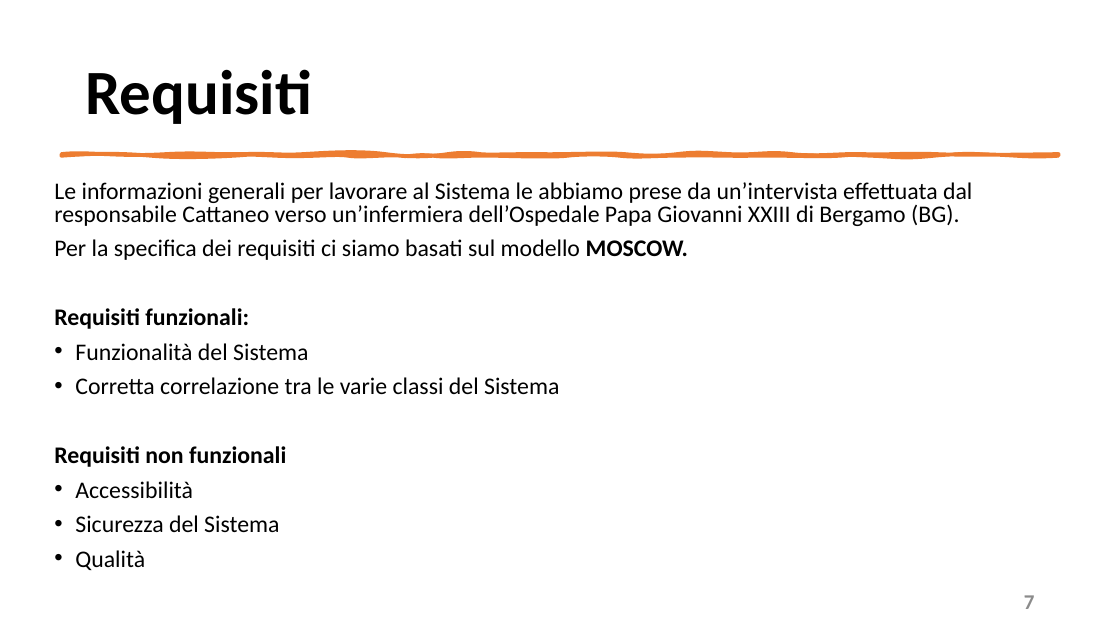
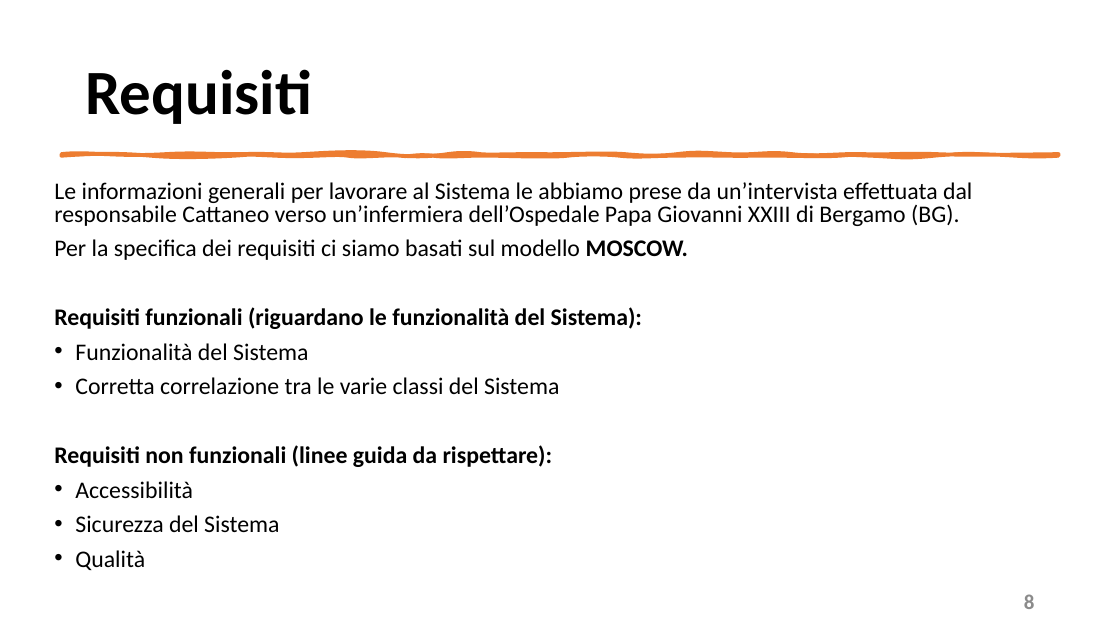
Before and after one commit to mangilimatteo/Progetto_Ingegneria_Software_Cattaneo_Mangili_Saini, a slide deck: slide 8 of Presentazione_Progetto.pptx (slide 7 before the commit). Drawn at 1120x630 pixels with LibreOffice and Linux fonts; fonts in the diff are those of the drawing. Boxes give left, top, right and bottom in pixels: in the first picture for what was removed or moved away, otherwise in the second. Text is boxed around its words. In the diff, an @@ line names an element or a change of style, - is before the commit and + after.

```diff
--- a/Presentazione_Progetto.pptx
+++ b/Presentazione_Progetto.pptx
@@ text at [54,307,642,329]: text changed @@
-Requisiti funzionali:
+Requisiti funzionali (riguardano le funzionalità del Sistema):
@@ text at [54,445,553,467]: text changed @@
-Requisiti non funzionali
+Requisiti non funzionali (linee guida da rispettare):
@@ page number at [1024,594,1035,609]: text changed @@
-7
+8
```
Also in this commit, not shown: 6 other slides changed, 1 slide added.
